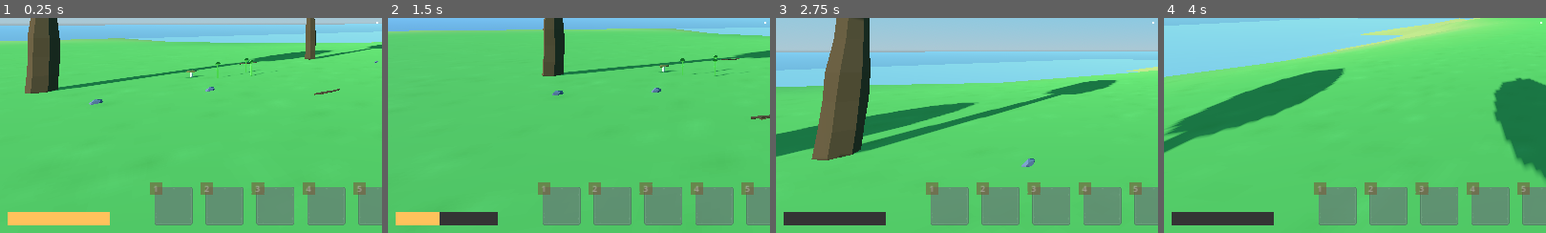
Above: before the commit, frames 1-4 (left to right).
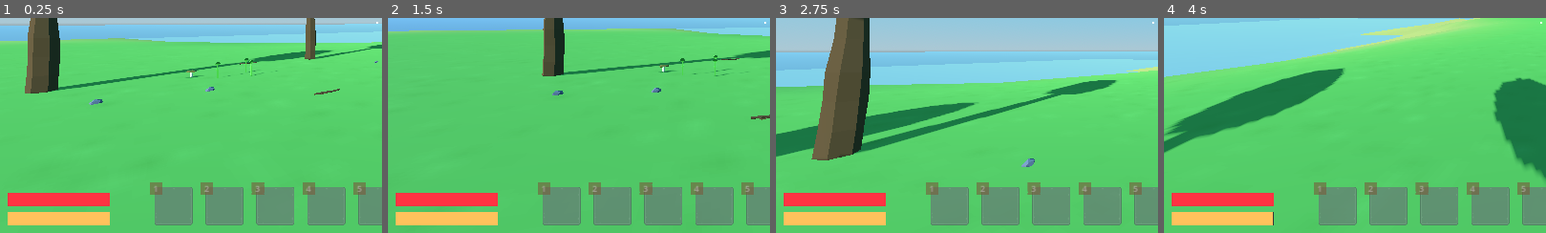
Above: after the commit, the same moments.

Repository: afarber/SurvivalGame
Game: Godot game, scene res://game/main_game.tscn
The game is run twice, just before and just after one commit, with the same random seed, the same clock (stepped at 60 frames per second) and the same inputs.
Inputs (mouse positions are % of the whole screen's width and height, from its top left):
- Up to frame 1 (0.25 s): no input
- Up to frame 2 (1.5 s): tap Enter (ui_accept) at 0.5 s; move the mouse to (55, 50) at 0.52 s; hold W (move_forward) from 0.53 s (still down); tap E (interact) at 0.6 s; click (55, 50) at 0.67 s; tap Space (jump) at 0.77 s; move the mouse to (45, 50) at 1.27 s; tap 1 (item_hotkey) at 1.35 s
- Up to frame 3 (2.75 s): keep holding W (move_forward); tap Space (jump) at 1.52 s; move the mouse to (52, 48) at 2.02 s; hold Shift (sprint) from 2.03 s (still down)
- Up to frame 4 (4 s): keep holding W (move_forward); move the mouse to (49, 52) at 2.77 s; release Shift (sprint) at 2.78 s; click (49, 52) at 2.85 s; tap Space (jump) at 3.02, 3.77 s; move the mouse to (57, 51) at 3.52 s; tap E (interact) at 3.6 s
The pictures show only the part of the screen within x 1-51%, y 49-99%; the shares and areas given below are measured in that part.

The runs differ from the first frame. In frame 1, 1.7% of the frame differs, in the area x 2-29%, y 81-88%; in frame 2, 2.6%; in frame 3, 3.3%, in the area x 2-29%, y 81-97%; in frame 4, 3.3%.

Commit message:
Implement the health bar

Diff:
--- a/game/event_system.gd
+++ b/game/event_system.gd
@@ -17,6 +17,8 @@
 signal PLY_unfreeze_player
 signal PLY_change_energy
 signal PLY_energy_updated
+signal PLY_change_health
+signal PLY_health_updated
 
 signal EQU_hotkey_pressed
 signal EQU_equip_item
--- a/game/managers/player_stats_manager.gd
+++ b/game/managers/player_stats_manager.gd
@@ -1,12 +1,25 @@
 extends Node
 class_name PlayerStatsManager
 
-const MAX_ENERGY = 100
+const MAX_ENERGY = 100.0
+const MAX_HEALTH = 100.0
+
 var current_energy := MAX_ENERGY
+var current_health := MAX_HEALTH
 
 func _enter_tree() -> void:
 	EventSystem.PLY_change_energy.connect(change_energy)
+	EventSystem.PLY_change_health.connect(change_health)
 
 func change_energy(energy_change: float) -> void:
 	current_energy += energy_change
+
+	if current_energy < 0:
+		change_health(current_energy)
+
+	current_energy = clampf(current_energy, 0, MAX_ENERGY)
 	EventSystem.PLY_energy_updated.emit(MAX_ENERGY, current_energy)
+
+func change_health(health_change: float) -> void:
+	current_health = clampf(current_health + health_change, 0, MAX_HEALTH)
+	EventSystem.PLY_health_updated.emit(MAX_HEALTH, current_health)
--- a/objects/hittable_objects/hittable_tree.tscn
+++ b/objects/hittable_objects/hittable_tree.tscn
@@ -42,5 +42,3 @@
 
 [node name="CollisionShape3D" type="CollisionShape3D" parent="ResidueStaticBody" index="1"]
 shape = SubResource("ConvexPolygonShape3D_0kw7e")
-
-[connection signal="register_hit" from="Hitbox" to="." method="register_hit"]
--- a/ui/hud/hud.tscn
+++ b/ui/hud/hud.tscn
@@ -81,7 +81,19 @@
 layout_mode = 2
 size_flags_horizontal = 0
 size_flags_vertical = 8
+theme_override_constants/separation = 16
 script = ExtResource("4_1e41u")
+
+[node name="HealthBar" type="TextureProgressBar" parent="MarginContainer/PlayerStatsContainer"]
+custom_minimum_size = Vector2(256, 32)
+layout_mode = 2
+step = 0.1
+value = 100.0
+nine_patch_stretch = true
+texture_under = ExtResource("4_7e2mv")
+texture_progress = ExtResource("4_7e2mv")
+tint_under = Color(0.203922, 0.203922, 0.203922, 1)
+tint_progress = Color(1, 0.2, 0.258824, 1)
 
 [node name="EnergyBar" type="TextureProgressBar" parent="MarginContainer/PlayerStatsContainer"]
 custom_minimum_size = Vector2(256, 32)
--- a/ui/hud/player_stats_container.gd
+++ b/ui/hud/player_stats_container.gd
@@ -1,10 +1,16 @@
 extends VBoxContainer
 class_name PlayerStatsContainer
 
+@onready var health_bar: TextureProgressBar = $HealthBar
 @onready var energy_bar: TextureProgressBar = $EnergyBar
 
 func _enter_tree() -> void:
+	EventSystem.PLY_health_updated.connect(health_updated)
 	EventSystem.PLY_energy_updated.connect(energy_updated)
+
+func health_updated(max_health: float, current_health: float) -> void:
+	health_bar.max_value = max_health
+	health_bar.value = current_health
 
 func energy_updated(max_energy: float, current_energy: float) -> void:
 	energy_bar.max_value = max_energy
